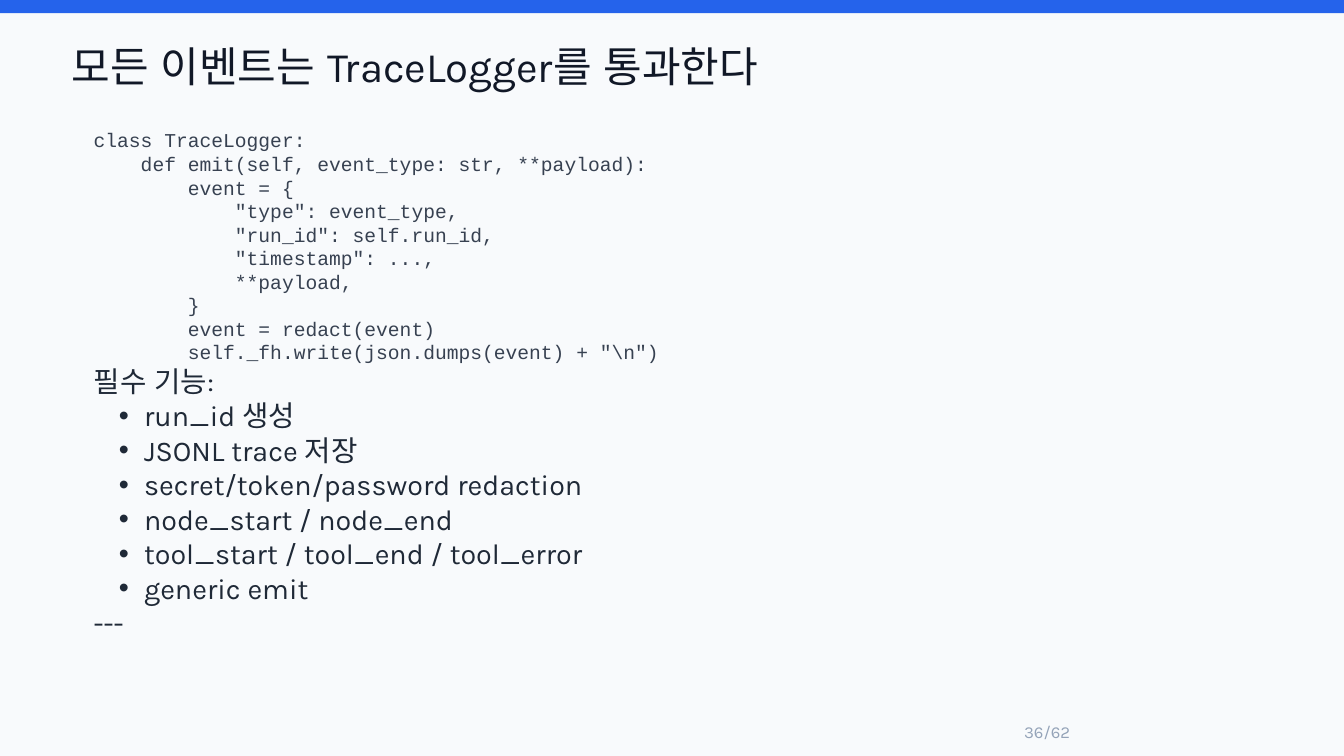
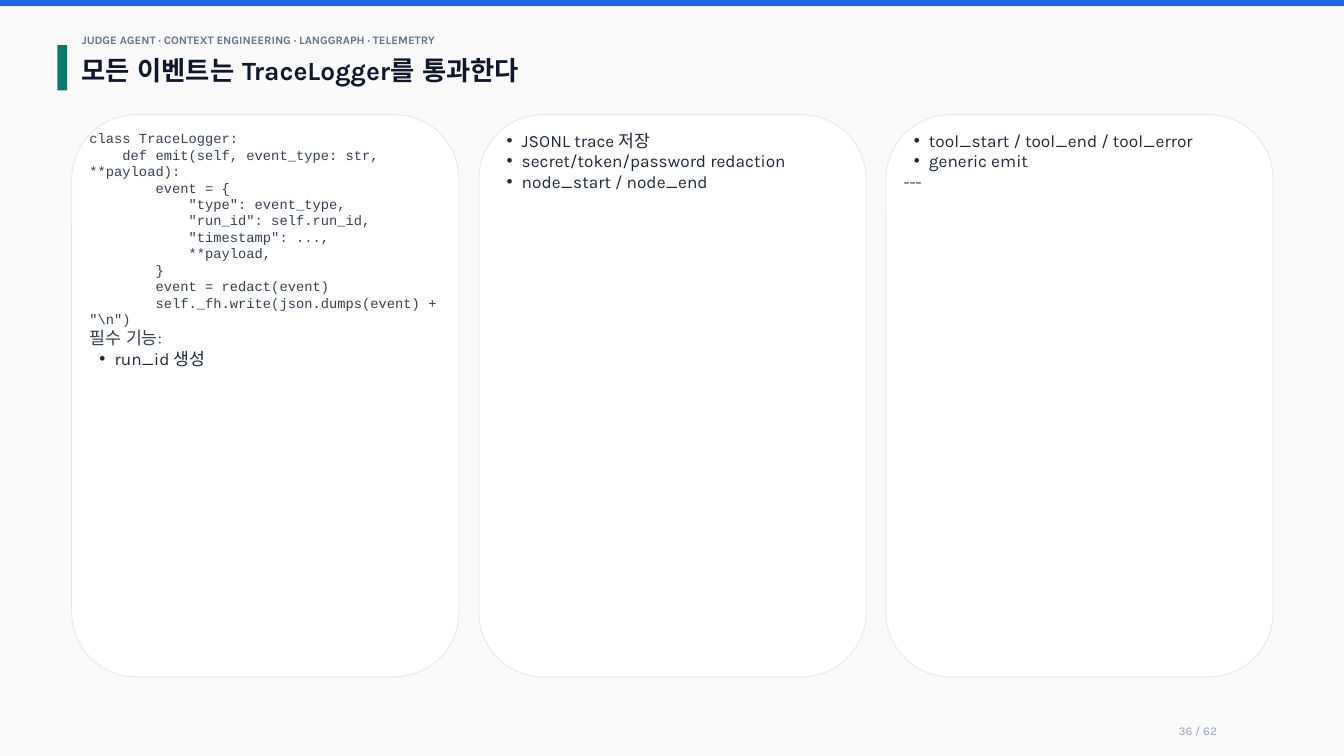
Before and after one commit to lesh915/judge-agent, a slide deck: slide 36 of docs/JUDGE_AGENT_CONTEXT_ENGINEERING_TECH_PRESENTATION.pptx. Drawn at 1344x756 pixels with LibreOffice and Linux fonts; fonts in the diff are those of the drawing. Boxes give left, top, right and bottom in pixels: in the first picture for what was removed or moved away, otherwise in the second. Text is boxed around its words. In the diff, an @@ line names an element or a change of style, - is before the commit and + after.

Commit message:
docs: refine presentation pptx layout

```diff
--- a/docs/JUDGE_AGENT_CONTEXT_ENGINEERING_TECH_PRESENTATION.pptx
+++ b/docs/JUDGE_AGENT_CONTEXT_ENGINEERING_TECH_PRESENTATION.pptx
@@ rectangle resized from (x1=0, y1=0, x2=1344, y2=13) to (x1=0, y1=0, x2=1344, y2=6) @@
@@ rectangle at (x1=0, y1=0, x2=1344, y2=756): fill #F8FAFC to #FAFAFA; outline none to #FAFAFA 0.6 pt @@
@@ rectangle added at (x1=57, y1=45, x2=68, y2=91), fill #0F766E @@
@@ text "모든 이벤트는 TraceLogger를 통과한다" moved from (x1=72, y1=47, x2=758, y2=93) to (x1=82, y1=58, x2=519, y2=86) @@
@@ text "모든 이벤트는 TraceLogger를 통과한다" at (x1=82, y1=58, x2=519, y2=86): size 30 to 18.8 pt, text colour #111827 to #0F172A, bold on @@
@@ text added at (x1=82, y1=36, x2=435, y2=44), 8.2 pt, text #64748B, bold @@
+JUDGE AGENT · CONTEXT ENGINEERING · LANGGRAPH · TELEMETRY
@@ rounded rectangle added at (x1=72, y1=115, x2=459, y2=678), fill #FFFFFF, outline #E5E7EB 0.6 pt @@
@@ rounded rectangle added at (x1=479, y1=115, x2=866, y2=678), fill #FFFFFF, outline #E5E7EB 0.6 pt @@
@@ rounded rectangle added at (x1=886, y1=115, x2=1273, y2=678), fill #FFFFFF, outline #E5E7EB 0.6 pt @@
@@ text at (x1=89, y1=133, x2=420, y2=327): text changed; size 14 to 9.8 pt @@
-class TraceLogger:
-def emit(self, event_type: str, **payload):
-event = {
-"type": event_type,
-"run_id": self.run_id,
-"timestamp": ...,
-**payload,
-}
-event = redact(event)
-self._fh.write(json.dumps(event) + "\n")
+class TraceLogger:
+def emit(self, event_type: str, **payload):
+event = {
+"type": event_type,
+"run_id": self.run_id,
+"timestamp": ...,
+**payload,
+}
+event = redact(event)
+self._fh.write(json.dumps(event) + "\n")
@@ text added at (x1=522, y1=132, x2=785, y2=188), 12.3 pt, text #1F2937 @@
+• JSONL trace 저장
+• secret/token/password redaction
+• node_start / node_end
@@ text added at (x1=929, y1=135, x2=1193, y2=172), 12.3 pt, text #1F2937 @@
+• tool_start / tool_end / tool_error
+• generic emit
+---
@@ text at (x1=89, y1=329, x2=206, y2=367): size 20.5 to 12.4 pt, text colour #1F2937 to #334155 in "필수 기능:"; size 20.5 to 12.3 pt in "run_id 생성"; indent changed @@
@@ text at (x1=144, y1=437, x2=582, y2=606): paragraphs removed @@
-• JSONL trace 저장
-• secret/token/password redaction
-• node_start / node_end
-• tool_start / tool_end / tool_error
-• generic emit
----
@@ text at (x1=1179, y1=727, x2=1217, y2=735): text changed; size 12 to 8.5 pt @@
-36/62
+36 / 62
```
Also in this commit, not shown: 61 other slides changed.
